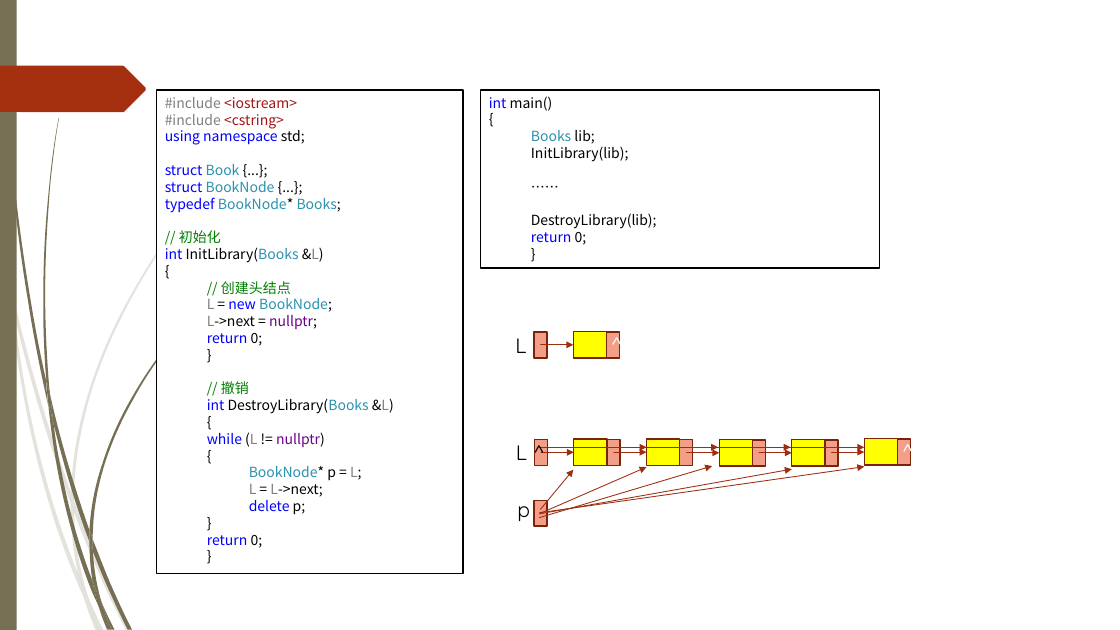
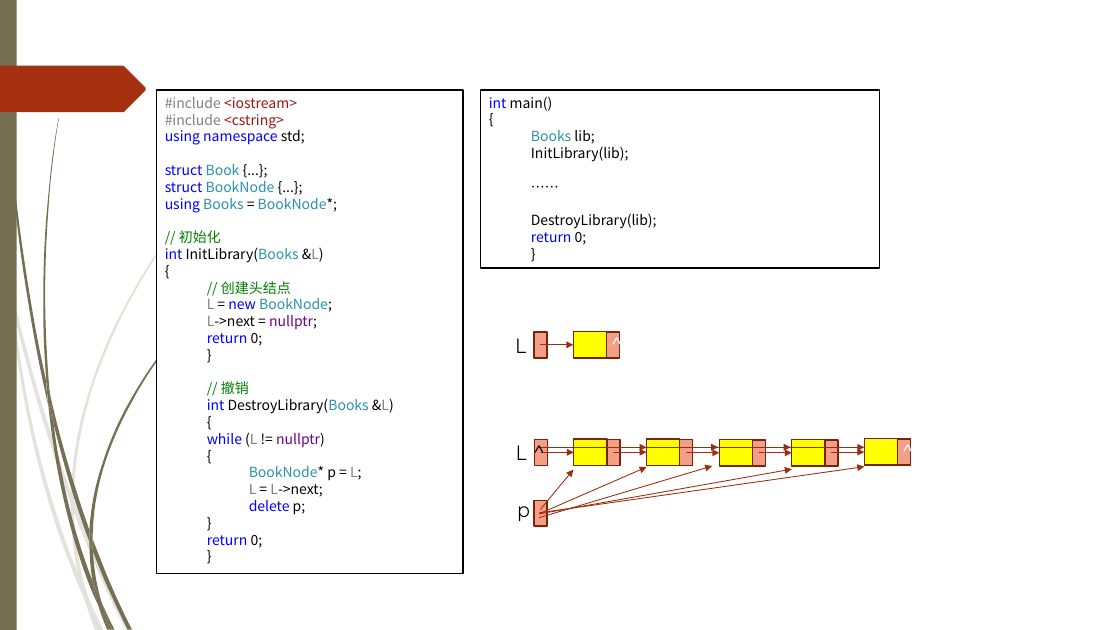
Before and after one commit to TeacherPeng/Datastruct, a slide deck: slide 12 of 教案/第02章 线性表.pptx. Drawn at 1120x630 pixels with LibreOffice and Linux fonts; fonts in the diff are those of the drawing; background and template pictures are left out. Boxes give left, top, right and bottom in pixels: in the first picture for what was removed or moved away, otherwise in the second. Text is boxed around its words. In the diff, an @@ line names an element or a change of style, - is before the commit and + after.

Commit message:
Replace typedef with using.

```diff
--- a/教案/第02章 线性表.pptx
+++ b/教案/第02章 线性表.pptx
@@ text in rectangle at [165,198,337,213]: text changed @@
-typedef BookNode* Books;
+using Books = BookNode*;
```
Also in this commit, not shown: 6 other slides changed, 5 other files.
